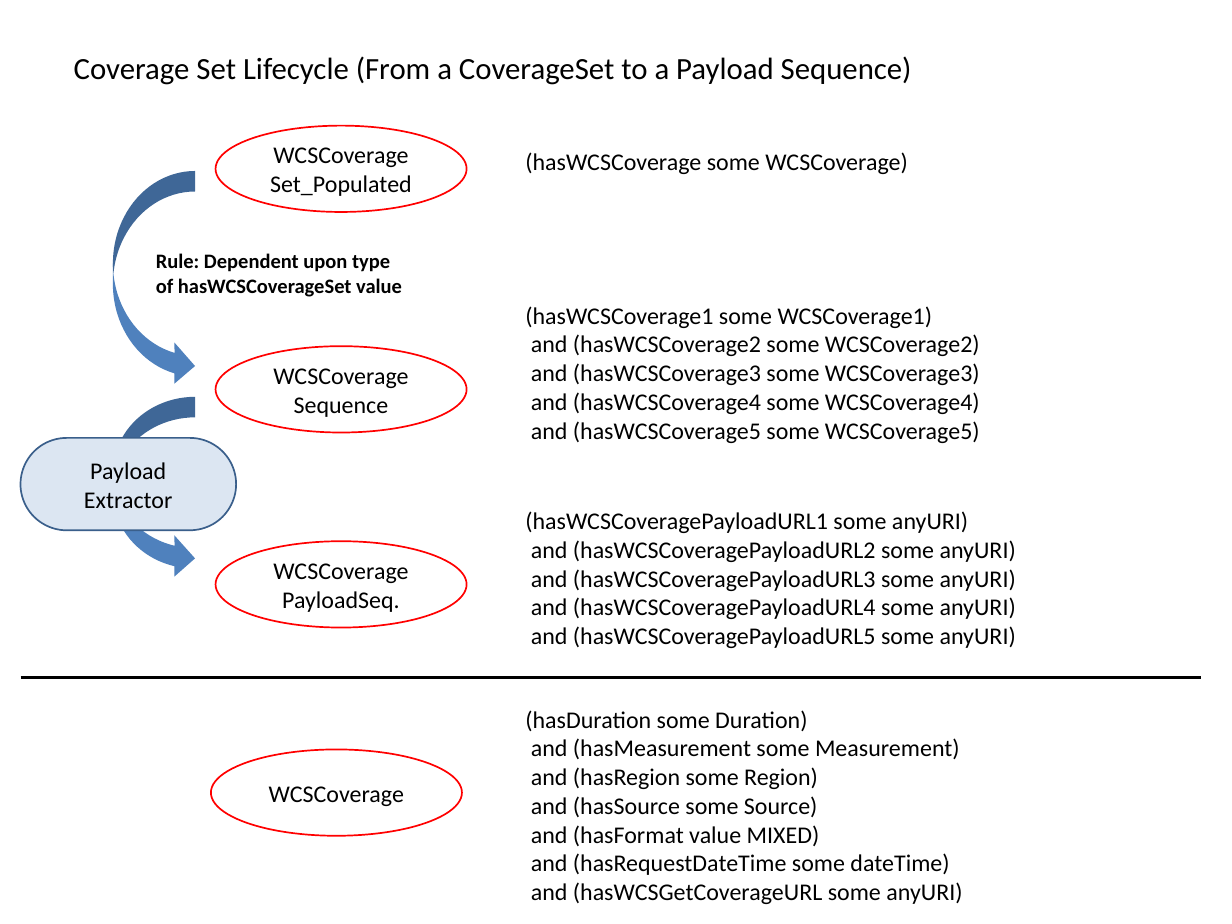
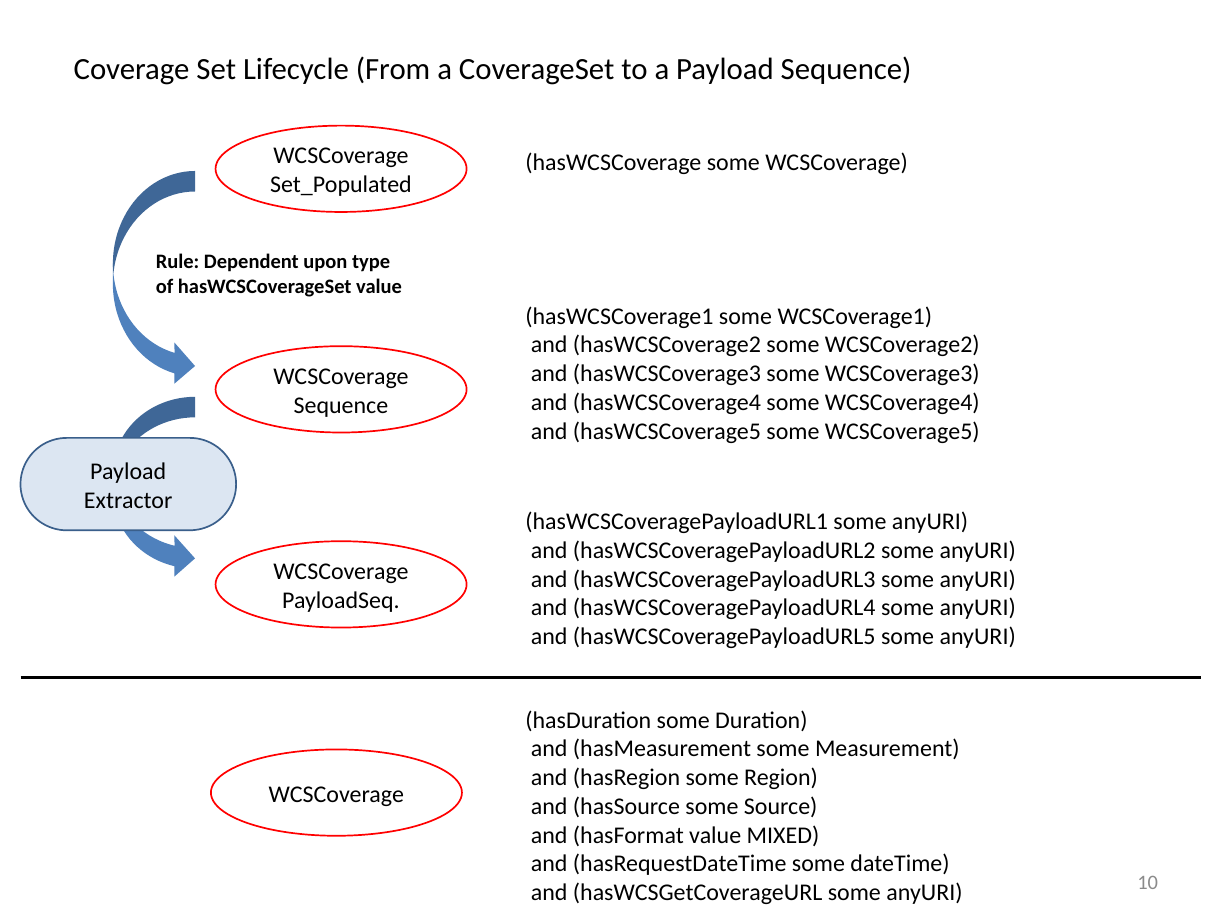
Before and after one commit to roomthily/ELSeWeb, a slide deck: slide 10 of documents/presentations/ELSeWeb-SADI-plumbing.pptx. Drawn at 1232x924 pixels with LibreOffice and Linux fonts; fonts in the diff are those of the drawing. Boxes give left, top, right and bottom in pixels: in the first picture for what was removed or moved away, otherwise in the second. Text is boxed around its words. In the diff, an @@ line names an element or a change of style, - is before the commit and + after.

```diff
--- a/documents/presentations/ELSeWeb-SADI-plumbing.pptx
+++ b/documents/presentations/ELSeWeb-SADI-plumbing.pptx
@@ page number added at bbox=[1137, 876, 1158, 889], 12 pt, text #8C8C8C @@
+10
```
Also in this commit, not shown: 9 other slides changed.
